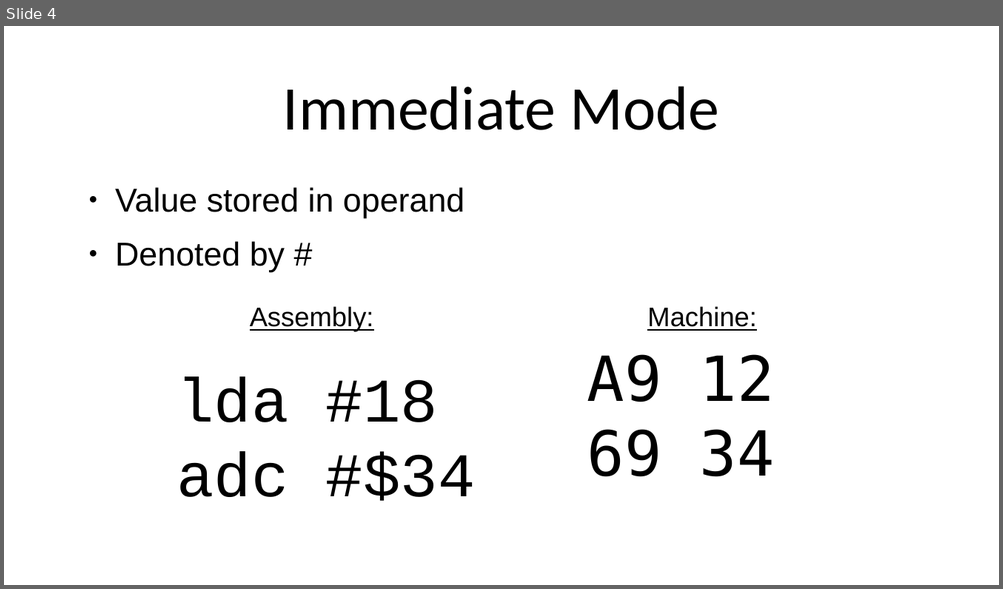
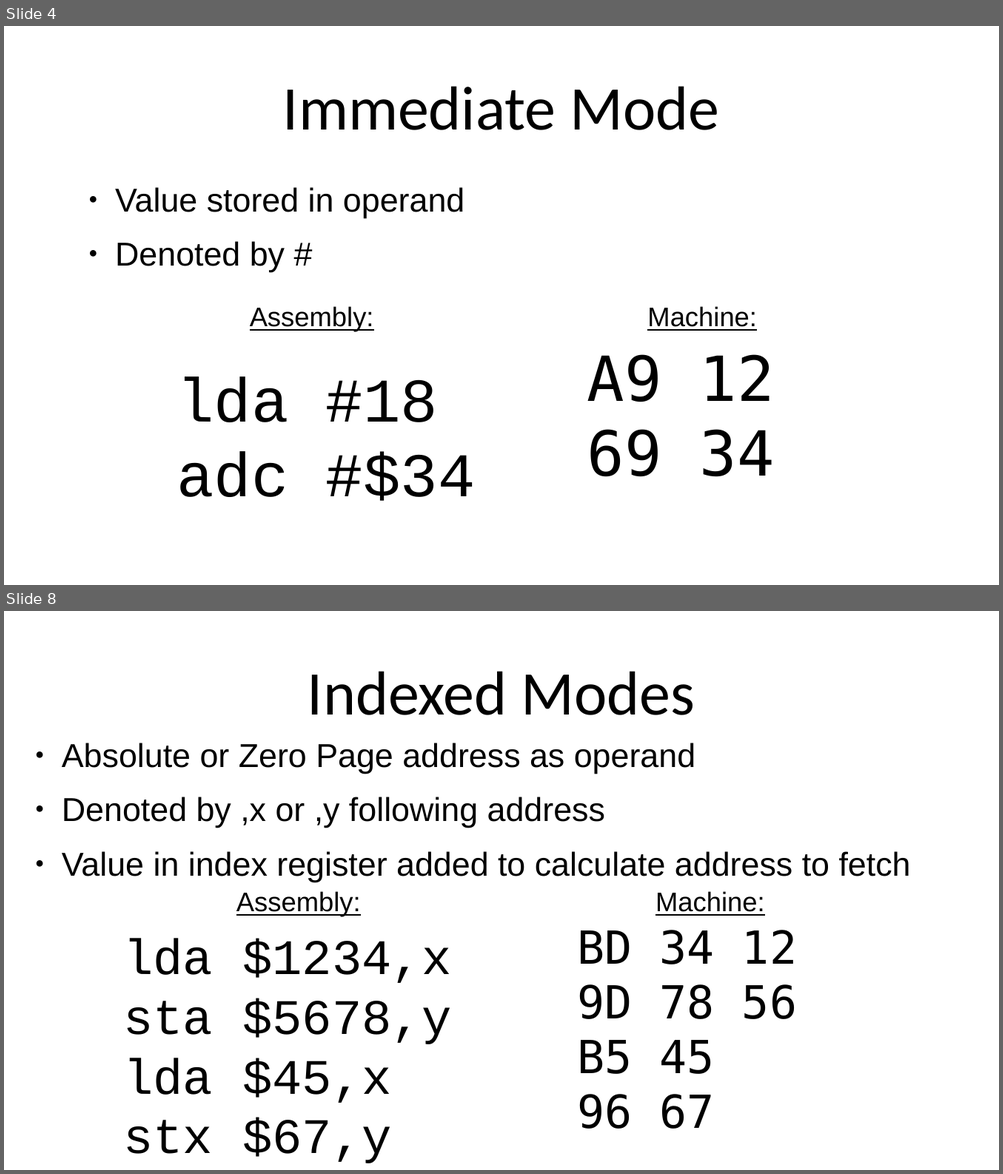
Before and after one commit to SlithyMatt/x16-assembly-tutorial, a slide deck: Lesson2/Lesson2.odp. Shown one above the other, each under a label of ours: slide 4 before the commit, slides 4 and 8 after it; the slides between them are not shown. The pictures are 1003x589 and 1003x1174 pixels, drawn with LibreOffice and Linux fonts; fonts in the diff are those of the drawing. Boxes give left, top, right and bottom in pixels: in the first picture for what was removed or moved away, otherwise in the second. Text is boxed around its words. In the diff, an @@ line names an element or a change of style, - is before the commit and + after.

```diff
--- a/Lesson2/Lesson2.odp
+++ b/Lesson2/Lesson2.odp
@@ slide 8 added at box(4, 611, 999, 1170), background #FFFFFF @@
@@ title added at box(307, 671, 695, 715), 60 pt, text #000000 @@
+Indexed Modes
@@ text added at box(62, 743, 910, 883), 32 pt, text #000000 @@
+● Absolute or Zero Page address as operand
+● Denoted by ,x or ,y following address
+● Value in index register added to calculate address to fetch
@@ text added at box(236, 891, 361, 917), 26 pt, text #000000, underline @@
+Assembly:
@@ text added at box(655, 891, 765, 916), 26 pt, text #000000, underline @@
+Machine:
@@ text added at box(123, 939, 451, 1164), 48 pt, text #000000 @@
+lda $1234,x
+sta $5678,y
+lda $45,x
+stx $67,y
@@ text added at box(577, 930, 797, 1129), 44 pt, text #000000 @@
+BD 34 12
+9D 78 56
+B5 45
+96 67
```
Also in this commit, not shown: 1 slide changed, 11 other slides added, 1 slide removed, 2 other files.
